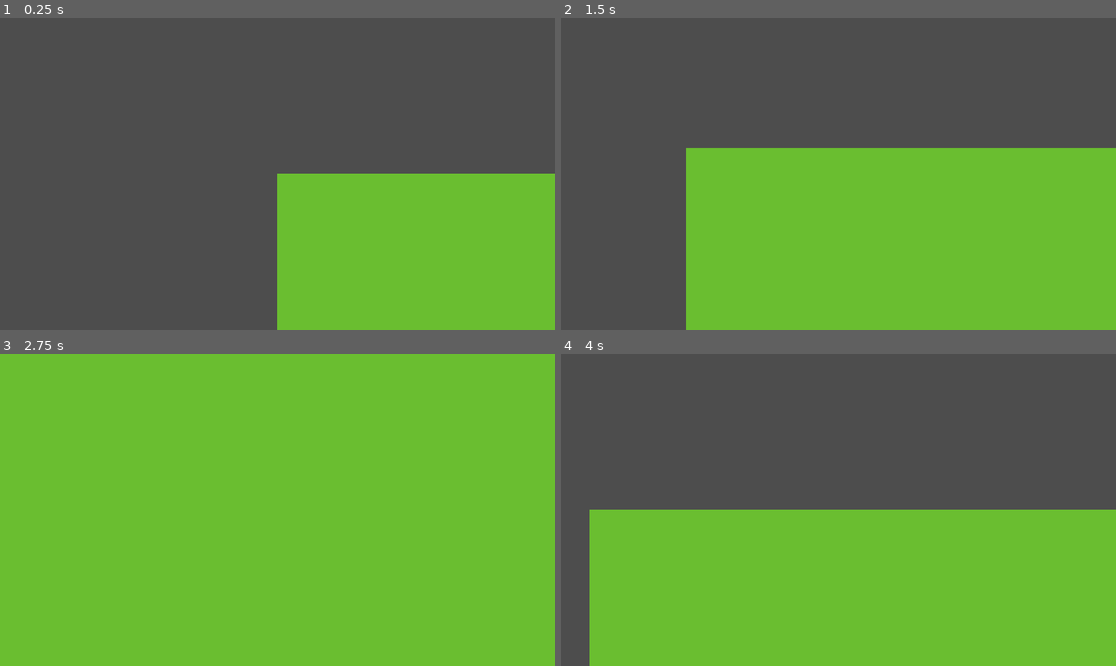
Above: before the commit, frames 1-4 (two rows, left to right).
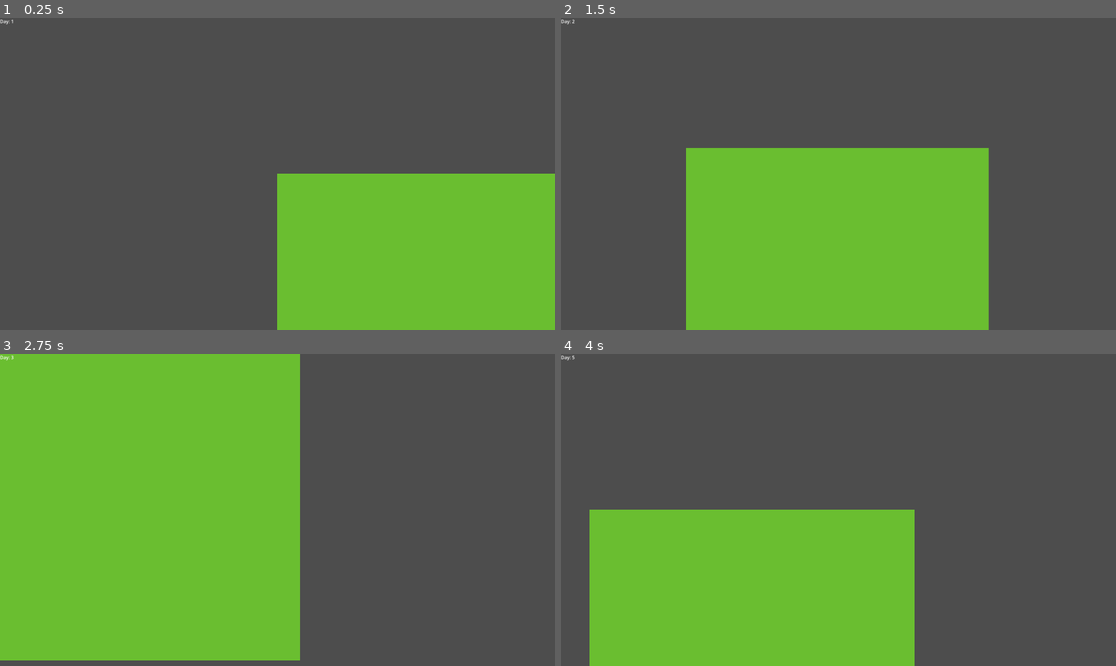
Above: after the commit, the same moments.

Repository: PowerThePowerfullest64/UntitledMapGame
Game: Godot game, scene res://main.tscn
Same seed, same stepped clock (60 frames per second), same inputs: the game is played once before the commit and once after it.
Inputs (mouse positions are in pixels of both pictures, inside the frame that each line leads up to):
- Up to frame 1 (0.25 s): no input
- Up to frame 2 (1.5 s): tap Enter at 0.5 s; move the mouse to (960, 158) at 0.52 s; hold D (move_right) 0.53-1.28 s; tap Mouse wheel up (zoom_in) at 0.6 s; move the mouse to (727, 189) at 1.27 s; hold S (move_down) from 1.28 s (still down); tap Mouse wheel down (zoom_out) at 1.35 s
- Up to frame 3 (2.75 s): move the mouse to (333, 441) at 2.02 s; release S (move_down) at 2.03 s; hold D (move_right) from 2.03 s (still down); tap Mouse wheel up (zoom_in) at 2.1 s
- Up to frame 4 (4 s): move the mouse to (810, 572) at 2.77 s; release D (move_right) at 2.78 s; hold W (move_up) 2.78-3.53 s; tap Mouse wheel down (zoom_out) at 2.85 s; move the mouse to (1005, 556) at 3.52 s; hold A (move_left) from 3.53 s (still down); tap Mouse wheel up (zoom_in) at 3.6 s

The runs differ from the first frame. In frame 1, less than 0.1% of the frame differs, in the area x 0-3%, y 0-3%; in frame 2, 13%; in frame 3, 47%, in the area x 0-100%, y 0-100%; in frame 4, 18%.

Commit message:
DayCounter Added

Diff:
--- /dev/null
+++ b/day_counter.gd
@@ -0,0 +1,7 @@
+extends Label
+
+func _ready() -> void:
+	TimeManager.day_passed.connect(_on_day_passed)
+
+func _on_day_passed(day: int) -> void:
+	text = "Day: " + str(day)
--- a/main.tscn
+++ b/main.tscn
@@ -2,6 +2,7 @@
 
 [ext_resource type="Texture2D" uid="uid://digemsqhh4wfs" path="res://terrain_tilesheet.svg" id="1_ig7tw"]
 [ext_resource type="Script" uid="uid://c03dcmy8iqho5" path="res://observer_camera.gd" id="2_0xm2m"]
+[ext_resource type="Script" uid="uid://bxxwpjrlygmrs" path="res://day_counter.gd" id="3_h2yge"]
 
 [sub_resource type="TileSetAtlasSource" id="TileSetAtlasSource_0xm2m"]
 texture = ExtResource("1_ig7tw")
@@ -20,3 +21,11 @@
 position_smoothing_enabled = true
 position_smoothing_speed = 10.0
 script = ExtResource("2_0xm2m")
+
+[node name="CanvasLayer" type="CanvasLayer" parent="." unique_id=1734592792]
+
+[node name="DayCounter" type="Label" parent="CanvasLayer" unique_id=2058725361]
+offset_right = 48.0
+offset_bottom = 23.0
+text = "Day: 1"
+script = ExtResource("3_h2yge")
--- a/map_manager.gd
+++ b/map_manager.gd
@@ -2,21 +2,15 @@
 
 var cells: Array[Cell] = []
 
-const width: int = 120
-const height: int = 67
+const width: int = 64
+const height: int = 64
 
 var cell_count: int # how many cells exist
-
-# for independant update loop
-var accumulator: float = 0.0
-const TPS: float = 8.0
-var tick_duration: float = 0.0
 
 var tilemaplayer: TileMapLayer
 
 func initialize() -> void:
 	cell_count = width * height
-	tick_duration = 1.0 / TPS
 
 	tilemaplayer = get_node("/root/main/TileMapLayer")
 
@@ -24,13 +18,13 @@
 		cells.append(Cell.new(i))
 
 		var x: int = i % width
-		var y: int = i / width
+		var y: int = int(float(i) / float(width)) # changed it to remove the warning :(
 
 		var pos_2d: Vector2i = Vector2i(x, y)
 
 		tilemaplayer.set_cell(pos_2d, 0, Vector2i.ZERO)
 
-	TimeManager.connect("day_passed", tick)
+	TimeManager.day_passed.connect(tick)
 
 
 func update_cells() -> void:
@@ -40,6 +34,6 @@
 func _ready() -> void:
 	initialize()
 
-func tick() -> void:
+func tick(_day: int) -> void:
 	update_cells()
 	print("Updated Cells!")
--- a/nation_manager.gd
+++ b/nation_manager.gd
@@ -3,11 +3,11 @@
 var nations: Array[Nation] = [Nation.new(0)]
 
 func _ready() -> void:
-	TimeManager.connect("day_passed", tick)
+	TimeManager.day_passed.connect(tick)
 
 func update_nations() -> void:
 	for nation in nations:
 		nation.update()
 
-func tick() -> void:
+func tick(_day: int) -> void:
 	update_nations()
--- a/time_manager.gd
+++ b/time_manager.gd
@@ -6,7 +6,7 @@
 var tps: float = 0.0
 var tick_duration: float = 0.0
 
-signal day_passed
+signal day_passed(day: int)
 
 func set_tps(_tps: float) -> void:
 	tps = _tps
@@ -19,6 +19,7 @@
 	accumulator += delta
 
 	while accumulator >= tick_duration:
-		day_passed.emit()
+		day += 1
+		day_passed.emit(day)
 
 		accumulator -= tick_duration
Not shown, added: day_counter.gd.uid
